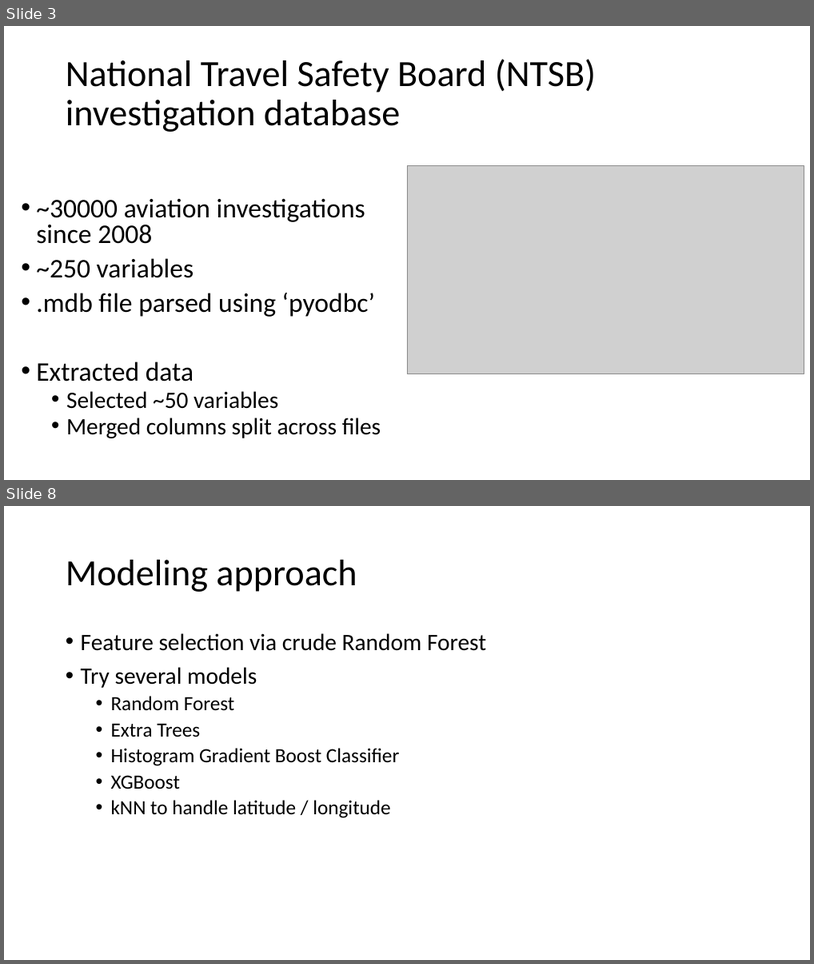
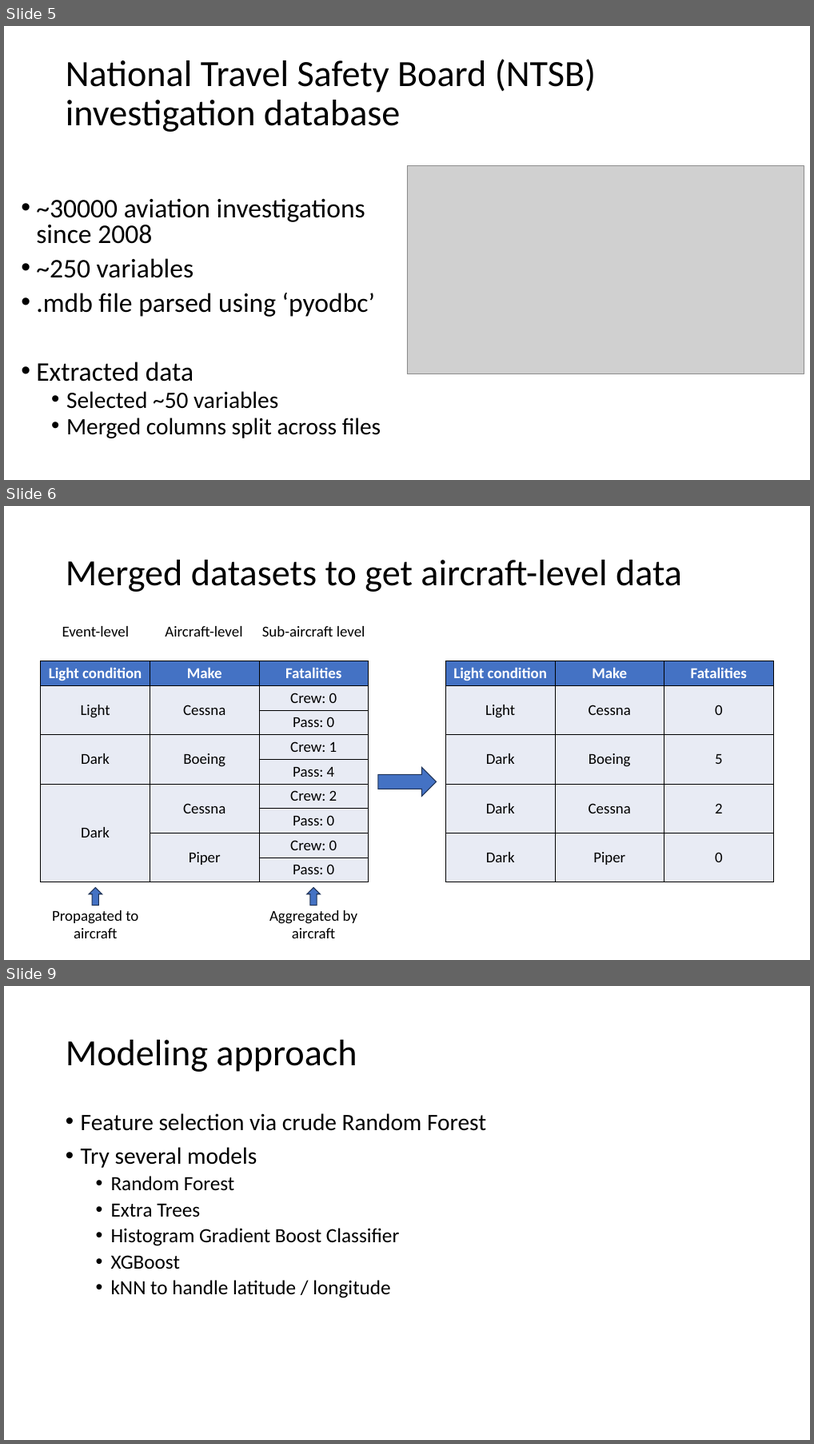
Before and after one commit to TheErdosInstitute-Summer2025-Project/aviation-project, a slide deck: checkpoints/presentation.pptx. Shown one above the other, each under a label of ours: slides 3 and 8 before the commit, slides 5, 6 and 9 after it; the slides between them are not shown. The pictures are 814x964 and 814x1444 pixels, drawn with LibreOffice and Linux fonts; fonts in the diff are those of the drawing; grey boxes stand for pictures. Boxes give left, top, right and bottom in pixels: in the first picture for what was removed or moved away, otherwise in the second. Text is boxed around its words. In the diff, an @@ line names an element or a change of style, - is before the commit and + after.

```diff
--- a/checkpoints/presentation.pptx
+++ b/checkpoints/presentation.pptx
@@ slide 6 added at (x1=4, y1=506, x2=810, y2=960), background #FFFFFF @@
@@ title added at (x1=66, y1=560, x2=682, y2=592), 44 pt, text #000000 @@
+Merged datasets to get aircraft-level data
@@ text added at (x1=62, y1=626, x2=130, y2=636), 18 pt, text #000000 @@
+Event-level
@@ text added at (x1=165, y1=626, x2=242, y2=636), 18 pt, text #000000 @@
+Aircraft-level
@@ text added at (x1=262, y1=626, x2=366, y2=636), 18 pt, text #000000 @@
+Sub-aircraft level
@@ table added at (x1=41, y1=661, x2=370, y2=882), 9 rows, 3 columns @@
+Light condition | Make | Fatalities
+Light | Cessna | Crew: 0
+ |  | Pass: 0
+Dark | Boeing | Crew: 1
+ |  | Pass: 4
+Dark | Cessna | Crew: 2
+ |  | Pass: 0
+ | Piper | Crew: 0
+ |  | Pass: 0
@@ table added at (x1=446, y1=661, x2=774, y2=882), 5 rows, 3 columns @@
+Light condition | Make | Fatalities
+Light | Cessna | 0
+Dark | Boeing | 5
+Dark | Cessna | 2
+Dark | Piper | 0
@@ right arrow added at (x1=378, y1=768, x2=437, y2=796), fill #4472C4, outline #1E3256 1 pt @@
@@ up arrow added at (x1=89, y1=887, x2=102, y2=904), fill #4472C4, outline #1E3256 1 pt @@
@@ up arrow added at (x1=307, y1=887, x2=320, y2=904), fill #4472C4, outline #1E3256 1 pt @@
@@ text added at (x1=52, y1=910, x2=138, y2=938), 18 pt, text #000000 @@
+Propagated to aircraft
@@ text added at (x1=270, y1=910, x2=358, y2=938), 18 pt, text #000000 @@
+Aggregated by aircraft
@@ what was slide 3 is now slide 5 @@
@@ what was slide 8 is now slide 9 @@
```
Also in this commit, not shown: 1 slide changed, 1 other slide added, 1 slide removed, 2 other files.
